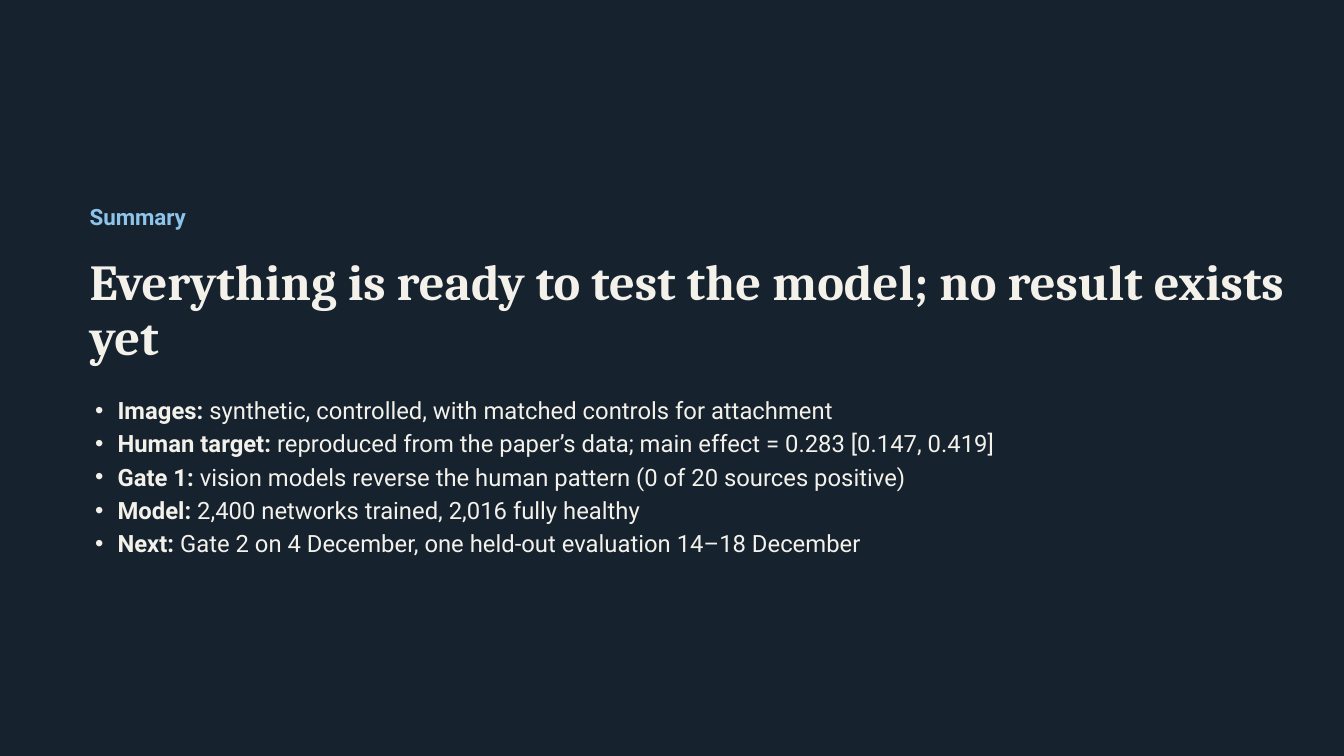
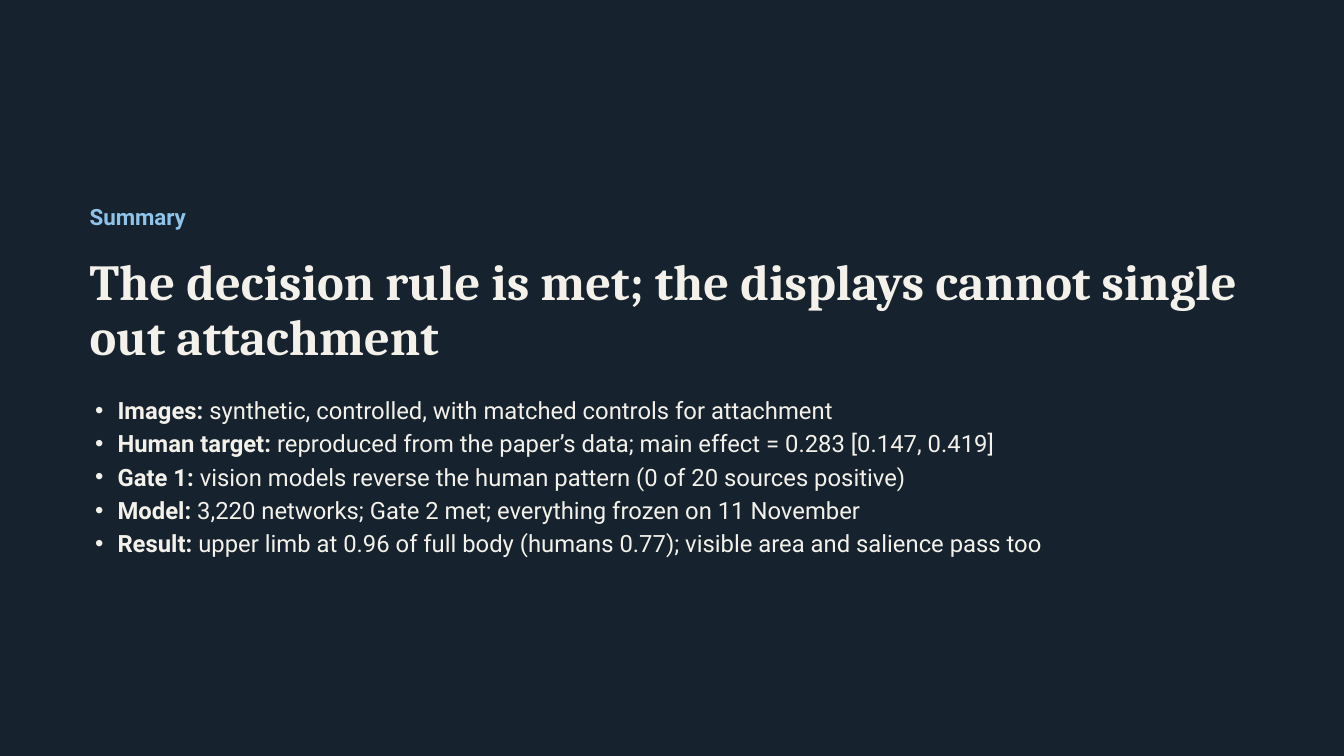
Before and after one commit to emrecandir9/TRDP, a slide deck: slide 81 of docs/TRDP Study Progress.pptx (slide 72 before the commit). Drawn at 1344x756 pixels with LibreOffice and Linux fonts; fonts in the diff are those of the drawing. Boxes give left, top, right and bottom in pixels: in the first picture for what was removed or moved away, otherwise in the second. Text is boxed around its words. In the diff, an @@ line names an element or a change of style, - is before the commit and + after.

Commit message:
Presentations updated to 12 November: Gate 2, review, freeze and the held-out result
Full deck: new section 7 (slides 66-74) and revised overview, status,
timeline, weak points and summary. Short version: pages 1-2 rebuilt and
pages 17-24 replaced. docs/README.md lists both as current.

```diff
--- a/docs/TRDP Study Progress.pptx
+++ b/docs/TRDP Study Progress.pptx
@@ title at (x1=90, y1=265, x2=1237, y2=356): text changed @@
-Everything is ready to test the model; no result exists yet
+The decision rule is met; the displays cannot single out attachment
@@ text at (x1=118, y1=501, x2=1042, y2=557): text changed @@
-• Model: 2,400 networks trained, 2,016 fully healthy
-• Next: Gate 2 on 4 December, one held-out evaluation 14–18 December
+• Model: 3,220 networks; Gate 2 met; everything frozen on 11 November
+• Result: upper limb at 0.96 of full body (humans 0.77); visible area and salience pass too
```
Also in this commit, not shown: 13 other slides changed, 9 slides added, 2 other files.
